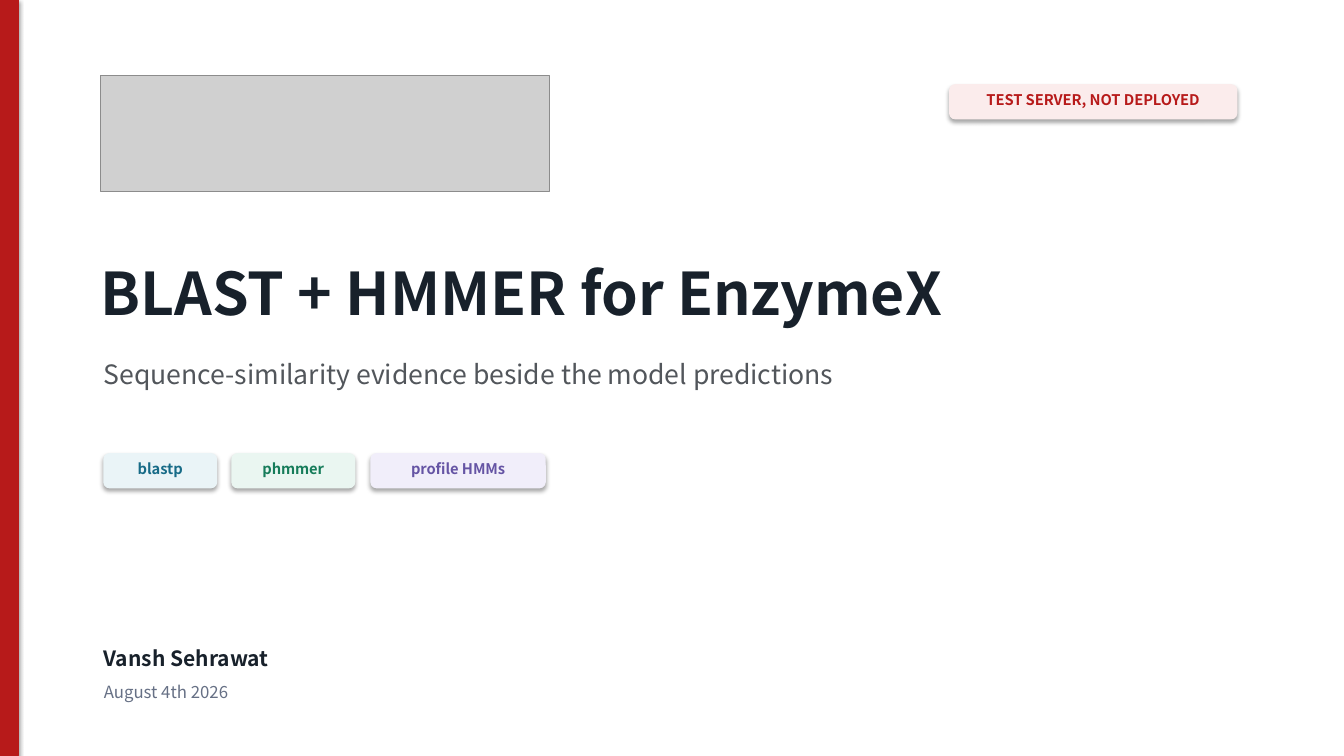
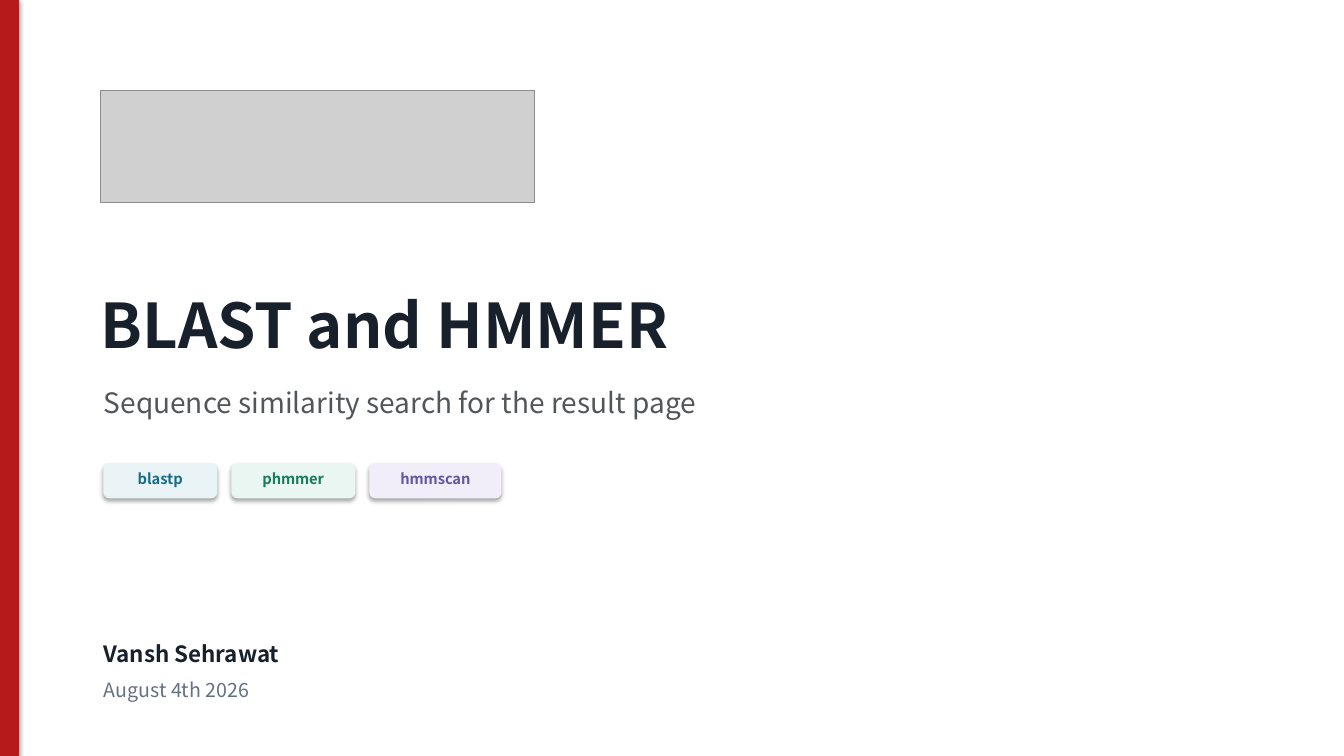
Before and after one commit to vanshsehrawat14/blast-hmmer-datax, a slide deck: slide 1 of docs/presentations/EnzymeX_BLAST_HMMER_update.pptx. Drawn at 1344x756 pixels with LibreOffice and Linux fonts; fonts in the diff are those of the drawing; grey boxes stand for pictures. Boxes give left, top, right and bottom in pixels: in the first picture for what was removed or moved away, otherwise in the second. Text is boxed around its words. In the diff, an @@ line names an element or a change of style, - is before the commit and + after.

```diff
--- a/docs/presentations/EnzymeX_BLAST_HMMER_update.pptx
+++ b/docs/presentations/EnzymeX_BLAST_HMMER_update.pptx
@@ rounded rectangle removed at (950,85,1237,119) @@
@@ picture: place and size @@
-picture at (101,76,549,192)
+picture at (101,91,534,203)
@@ text removed at (986,94,1200,108) @@
-TEST SERVER, NOT DEPLOYED
@@ text at (101,299,669,349): text changed; size 42 to 44 pt @@
-BLAST + HMMER for EnzymeX
+BLAST and HMMER
@@ text "BLAST and HMMER" at (101,299,669,349): vertical alignment middle to top @@
@@ text at (104,390,696,420): text changed; size 19 to 20 pt @@
-Sequence-similarity evidence beside the model predictions
+Sequence similarity search for the result page
@@ rounded rectangle added at (104,464,217,498), fill #EAF4F7, outline #EAF4F7 0.7 pt @@
@@ text "blastp": place and size @@
-text "blastp" at (138,462,183,477)
+text "blastp" at (138,472,183,487)
@@ rounded rectangle: place and size @@
-rounded rectangle at (104,454,217,488)
+rounded rectangle at (232,464,355,498)
@@ rounded rectangle at (232,464,355,498): fill #EAF4F7 to #EAF6F1; outline #EAF4F7 0.7 pt to #EAF6F1 0.7 pt @@
@@ text "phmmer": place and size @@
-text "phmmer" at (262,462,324,477)
+text "phmmer" at (262,472,324,487)
@@ rounded rectangle: place and size @@
-rounded rectangle at (232,454,355,488)
+rounded rectangle at (370,464,501,498)
@@ rounded rectangle at (370,464,501,498): fill #EAF6F1 to #F1EEFA; outline #EAF6F1 0.7 pt to #F1EEFA 0.7 pt @@
@@ rounded rectangle removed at (371,454,545,488) @@
@@ text added at (400,472,470,484), 10.5 pt, text #6554A4, bold @@
+hmmscan
@@ text removed at (411,462,505,477) @@
-profile HMMs
@@ text "Vansh Sehrawat" at (104,644,280,663): size 15 to 16 pt @@
@@ text "August 4th 2026" at (104,681,250,702): size 12 to 14 pt @@
```
Also in this commit, not shown: 1 other slide changed, 6 slides added, 7 slides removed, 1 other file.
